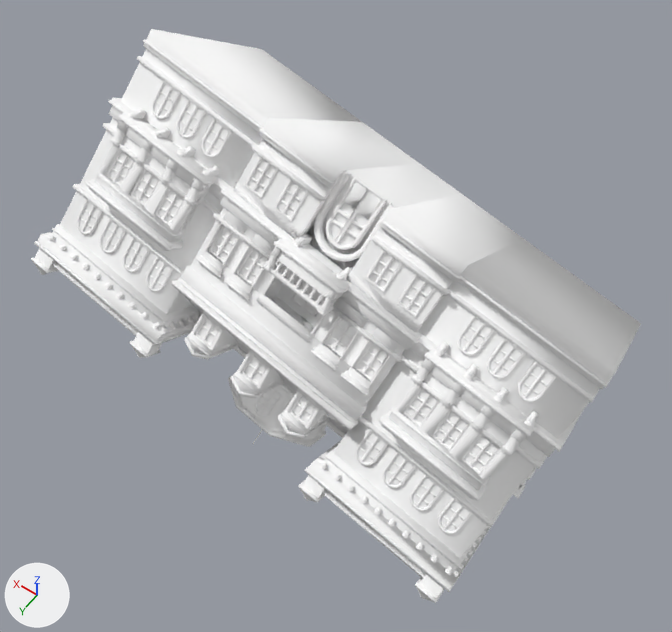
Renders of the OBJ model Outliers_Removed/Apartment/D00681.obj from each side of a commit.
Rendered twice from a 50 mm lens placed at (-0.88, 1.419, 2.167), pointed at (0.17, -0.051, -0.144). Arrows for +X, +Y and +Z are at lower left; the lights stay in place. Where no turn or scale is listed for an object, it has been applied to the vertices. Vertices at the same position are counted once.

Script lines for the objects in view, before the commit:
```python
mat_material_0 = principled_material('material_0')
mat_material_0.base_color = (1.0, 1.0, 1.0)  # white #ffffff
mat_material_0.roughness = 1.0
me_d00681 = bpy.data.meshes.new('D00681')
me_d00681.from_pydata(...)  # 12682 vertices, 15474 faces; spans x -0.68..1.09, y -0.66..0.47, z -0.79..0.59
me_d00681.materials.append(mat_material_0)  # white #ffffff
ob_d00681 = bpy.data.objects.new('D00681', me_d00681)
ob_d00681.location = (0.0, 0.0, 0.0)
```
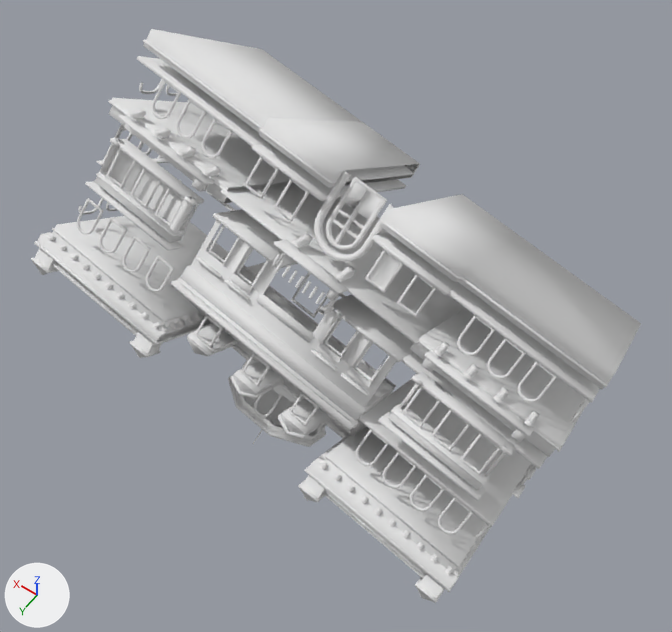
Boxes (x1, y1, x2, y2) around the edits, measured in the pictures (672 x 632 px):
'D00681', recoloured, reshaped: (31, 29, 641, 603) in both
part 1 of me_d00681, deleted: before (79, 91, 599, 558)
part 2 of me_d00681, cut back: before (52, 48, 578, 592); after (80, 82, 590, 535)

The change in detail:
Material 'material_0' (mat_material_0) changes colour from white #ffffff to white #e7e7e7; in linear values from (1.0, 1.0, 1.0) to (0.8, 0.8, 0.8).
me_d00681 is used by ob_d00681; location (0.0, 0.0, 0.0).
me_d00681 had 12682 vertices, 15474 faces and spanned x -0.68..1.09, y -0.66..0.47, z -0.79..0.59.
me_d00681 now has 9616 vertices, 13039 faces and spans x -0.68..1.09, y -0.66..0.47, z -0.79..0.59.
me_d00681 part 1: 231 loose pieces with 1671 vertices, spanning x -0.67..1.03, y -0.59..0.36, z -0.69..0.46, are deleted.
me_d00681 part 2: 286 vertices moved within x -0.65..1.03, y -0.49..0.34, z -0.67..0.43; 1395 vertices removed from x -0.65..1.08, y -0.65..0.44, z -0.74..0.58.
